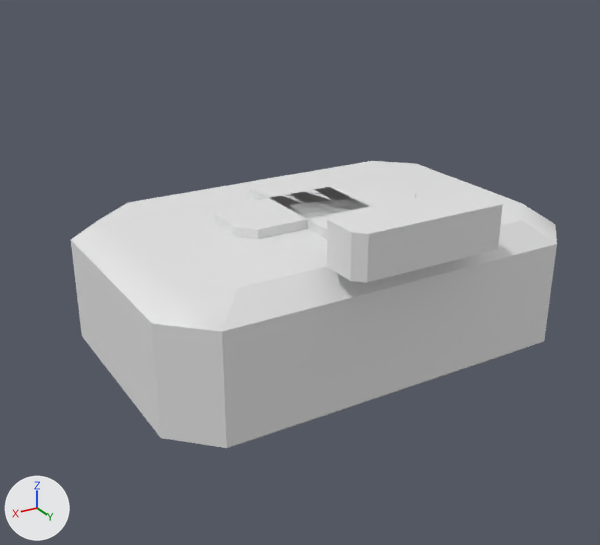
Before and after pictures for a commit that changed the OBJ model Assets/Resources/Meshes/combat_medkit.obj.
Rendered twice from a 50 mm lens placed at (0.269, 0.425, 0.221), pointed at (0.018, 0.007, 0.012). Lighting does not change. The marker at lower left points along +X, +Y and +Z. The picture after the commit comes second. Where no turn or scale is listed for an object, it has been applied to the vertices.

Script lines for the objects in view, before the commit:
```python
me_combat_medkit = bpy.data.meshes.new('combat_medkit')
me_combat_medkit.from_pydata(...)  # 80 vertices, 56 faces; spans x -0.141..0.141, y -0.094..0.115, z -0.046..0.078
ob_combat_medkit = bpy.data.objects.new('combat_medkit', me_combat_medkit)
ob_combat_medkit.location = (0.0, 0.0, 0.0)
```
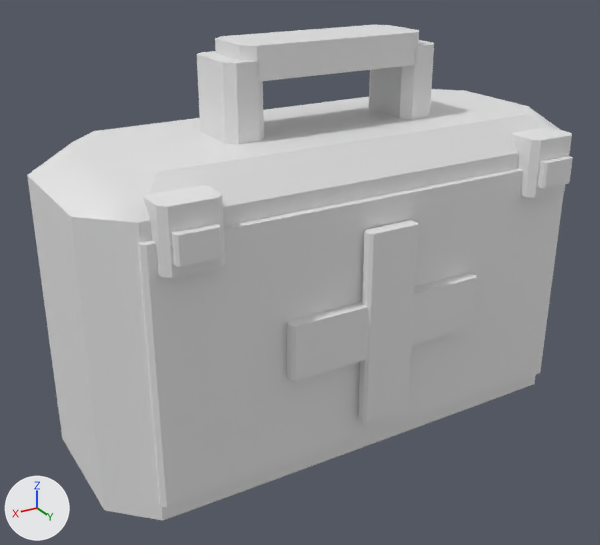
What differs and where, as boxes [x1, y1, x2, y2] in the pictures (600 x 545 px; the box of a moved part takes in the faces that stretch with it):
'combat_medkit', reshaped (12% wider, 72% taller): before [71, 161, 557, 448]; after [27, 25, 573, 520]
part 1 of me_combat_medkit, moved or reshaped: before [327, 188, 503, 283]; after [512, 127, 572, 198]
part 2 of me_combat_medkit, moved or reshaped: before [214, 179, 416, 239]; after [538, 156, 573, 188]
part 3 of me_combat_medkit, added: after [144, 185, 225, 278]
part 4 of me_combat_medkit, added: after [172, 224, 222, 267]
part 5 of me_combat_medkit, added: after [215, 25, 419, 82]
part 6 of me_combat_medkit, added: after [358, 220, 418, 424]
part 7 of me_combat_medkit, rebuilt (10% wider, 50% taller): before [71, 161, 557, 448]; after [27, 89, 560, 520]
part 8 of me_combat_medkit, added: after [137, 169, 564, 507]
part 9 of me_combat_medkit, added: after [369, 40, 434, 119]
part 10 of me_combat_medkit, added: after [197, 51, 264, 144]
part 11 of me_combat_medkit, added: after [287, 273, 476, 381]
part 12 of me_combat_medkit, deleted: before [248, 175, 369, 239]

The change in detail:
me_combat_medkit is used by ob_combat_medkit; location (0.0, 0.0, 0.0).
me_combat_medkit had 80 vertices, 56 faces and spanned x -0.141..0.141, y -0.094..0.115, z -0.046..0.078.
me_combat_medkit now has 192 vertices, 126 faces and spans x -0.168..0.168, y -0.066..0.084, z -0.105..0.157.
me_combat_medkit part 1: the loose piece of 16 vertices spanning x -0.05..0.05, y 0.081..0.115, z 0.052..0.078 is scaled about its middle by (0.321, 0.712, 1.38), then moved by (-0.12, -0.031, 0.014).
me_combat_medkit part 2: the loose piece of 16 vertices spanning x -0.066..0.066, y -0.024..0.024, z 0.047..0.054 is scaled about its middle by (0.184, 0.121, 2.29), then moved by (-0.12, 0.081, 0.025).
me_combat_medkit part 3: the loose piece of 16 vertices spanning x -0.066..0.066, y -0.024..0.024, z 0.047..0.054 is copied, and the copy is scaled about its middle by (0.245, 0.509, 5.14), then moved by (0.12, 0.067, 0.028); it spans x 0.103..0.137, y 0.055..0.079, z 0.061..0.097.
me_combat_medkit part 4: the loose piece of 16 vertices spanning x -0.066..0.066, y -0.024..0.024, z 0.047..0.054 is copied, and the copy is scaled about its middle by (0.184, 0.121, 2.29), then moved by (0.12, 0.081, 0.025); it spans x 0.108..0.132, y 0.078..0.084, z 0.068..0.084.
me_combat_medkit part 5: the loose piece of 16 vertices spanning x -0.066..0.066, y -0.024..0.024, z 0.047..0.054 is copied, and the copy is scaled about its middle by (0.934, 0.94, 2.71), then moved by (0.0, 0.0, 0.097); it spans x -0.061..0.061, y -0.022..0.022, z 0.138..0.157.
me_combat_medkit part 6: the loose piece of 16 vertices spanning x -0.066..0.066, y -0.024..0.024, z 0.047..0.054 is copied, and the copy is scaled about its middle by (0.261, 0.161, 17.4), then moved by (0.0, 0.076, -0.051); it spans x -0.017..0.017, y 0.072..0.08, z -0.061..0.061.
me_combat_medkit part 7: the loose piece of 32 vertices spanning x -0.141..0.141, y -0.094..0.094, z -0.046..0.048 is rebuilt with 32 vertices and now spans x -0.168..0.168, y -0.066..0.066, z -0.105..0.105.
me_combat_medkit part 8: a new loose piece of 16 vertices spanning x -0.144..0.144, y 0.061..0.071, z -0.077..0.077.
me_combat_medkit part 9: a new loose piece of 16 vertices spanning x -0.072..-0.048, y -0.022..0.022, z 0.1..0.149.
me_combat_medkit part 10: a new loose piece of 16 vertices spanning x 0.048..0.072, y -0.022..0.022, z 0.1..0.149.
me_combat_medkit part 11: a new loose piece of 16 vertices spanning x -0.066..0.066, y 0.071..0.079, z -0.017..0.017.
me_combat_medkit part 12: the loose piece of 16 vertices spanning x -0.023..0.023, y -0.062..0.062, z 0.047..0.054 is deleted.
